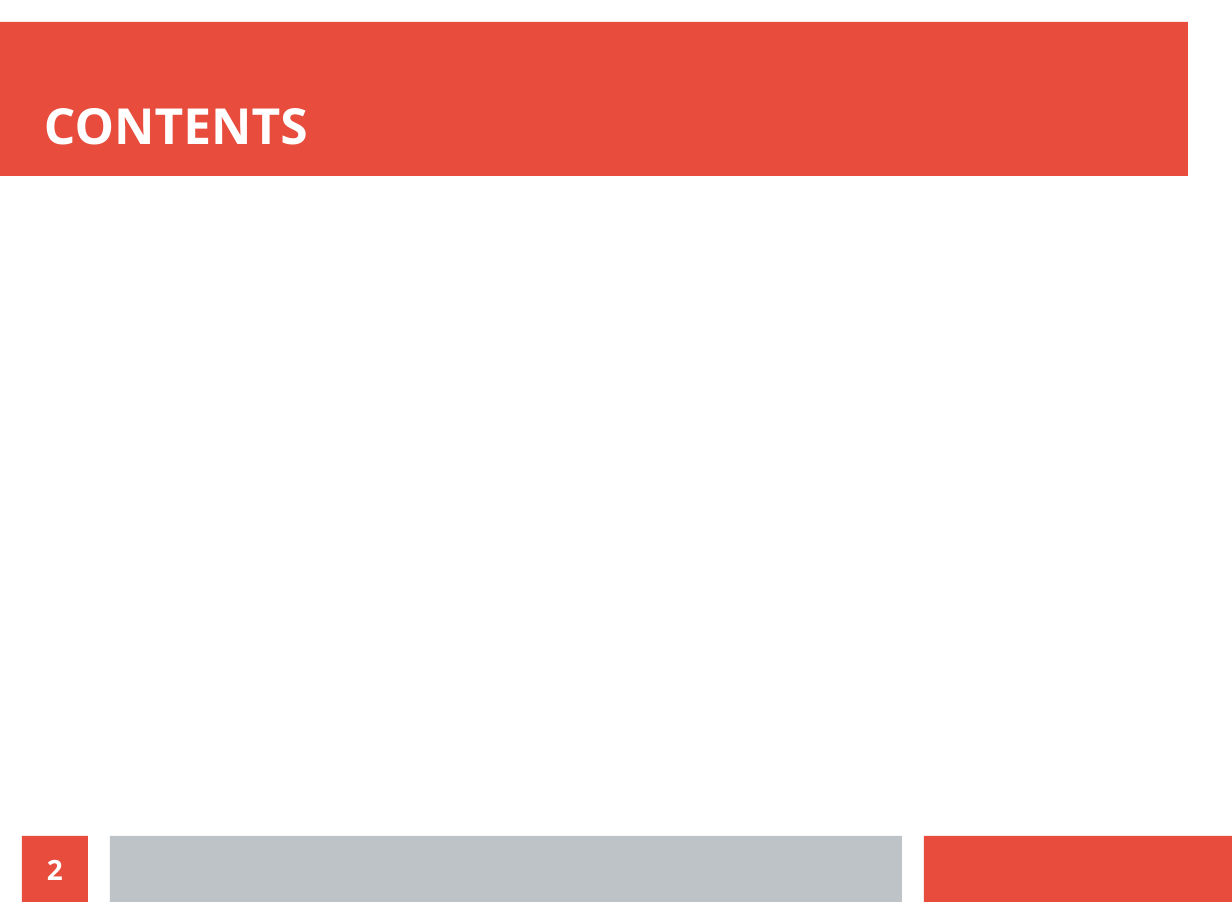
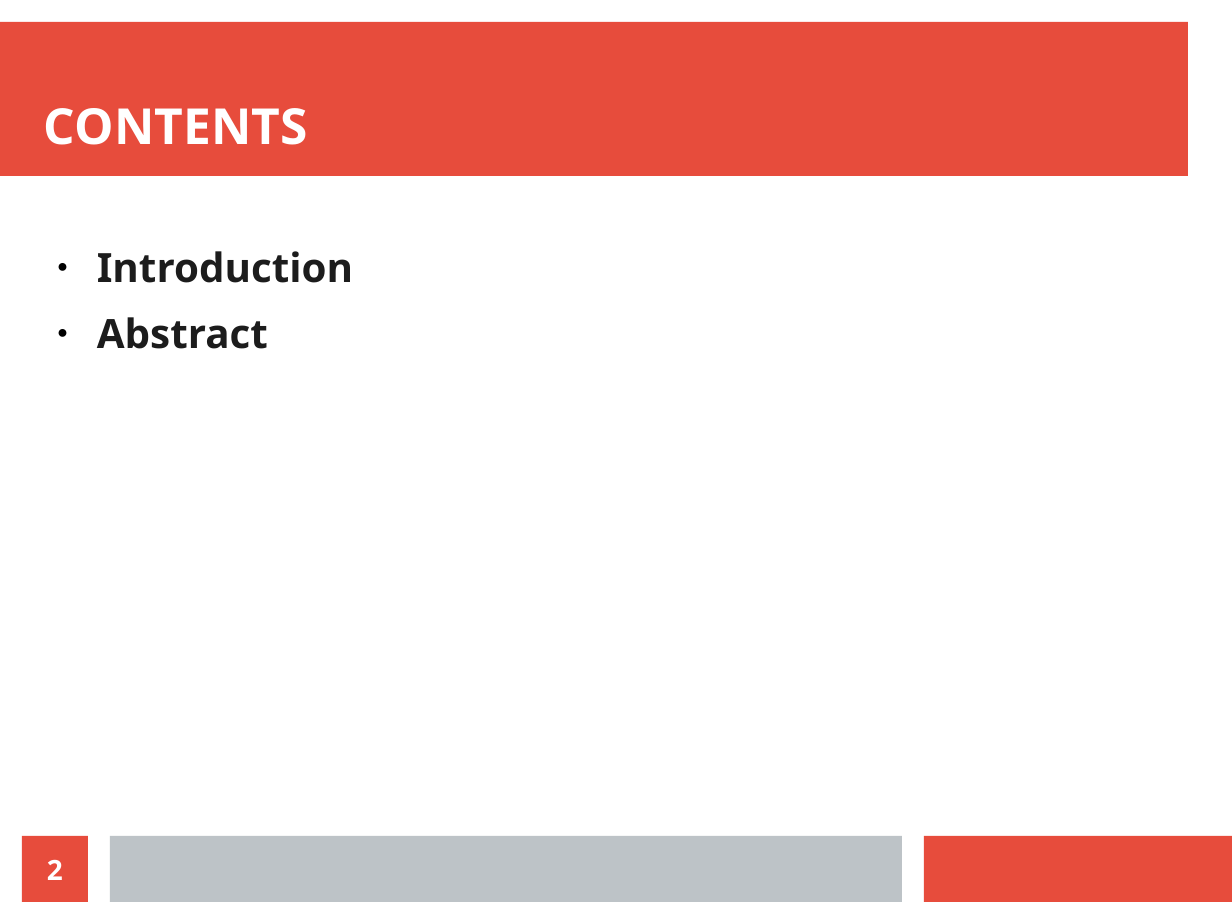
Before and after one commit to Kiran-Sayi/Kiran-Sayi.github.io, a slide deck: slide 2 of Seminar_Kiran_Sayi.odp. Drawn at 1232x924 pixels with LibreOffice and Linux fonts; fonts in the diff are those of the drawing. Boxes give left, top, right and bottom in pixels: in the first picture for what was removed or moved away, otherwise in the second. Text is boxed around its words. In the diff, an @@ line names an element or a change of style, - is before the commit and + after.

Commit message:
added something

```diff
--- a/Seminar_Kiran_Sayi.odp
+++ b/Seminar_Kiran_Sayi.odp
@@ text added at [97,251,353,349], 26 pt, text #1C1C1C, bold @@
+● Introduction
+● Abstract
```
